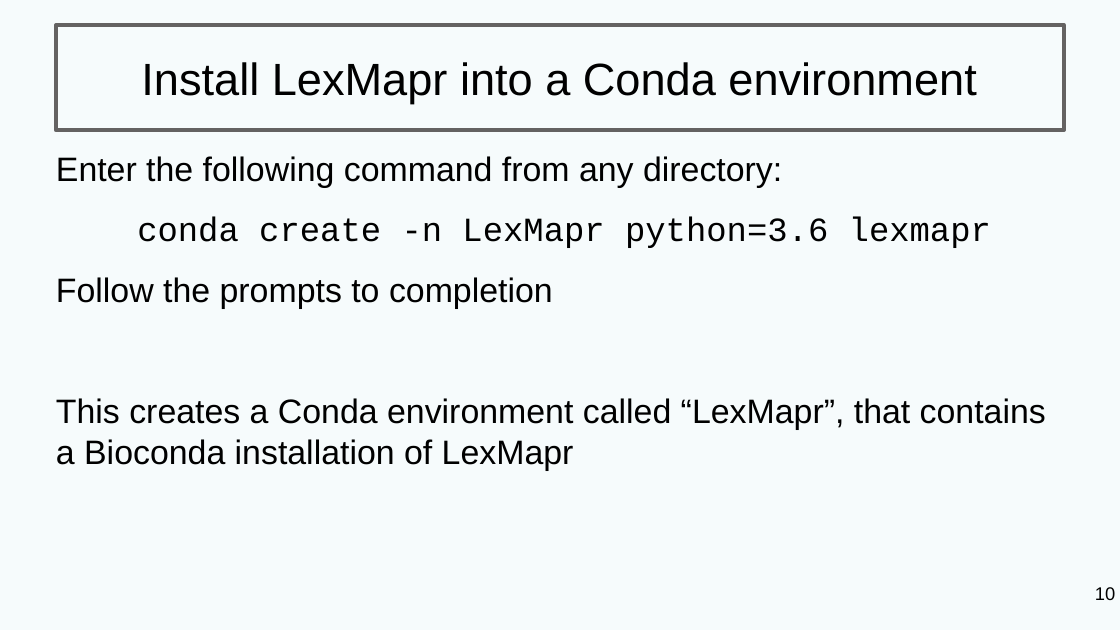
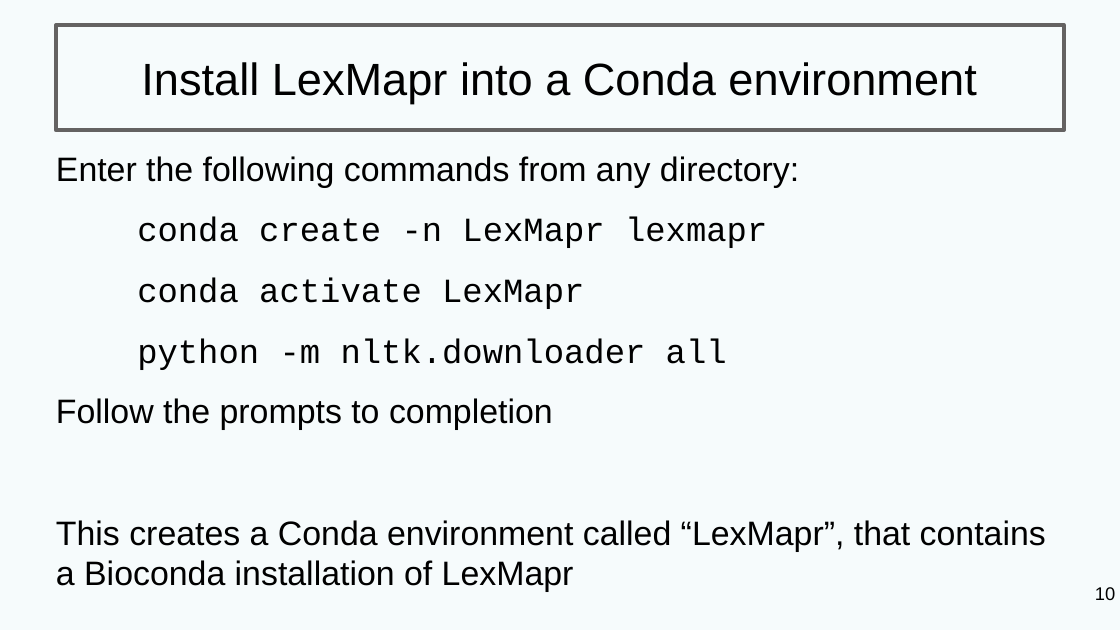
Before and after one commit to cidgoh/LexMapr, a slide deck: slide 10 of docs/ifsac_tutorial_slides.odp. Drawn at 1120x630 pixels with LibreOffice and Linux fonts; fonts in the diff are those of the drawing. Boxes give left, top, right and bottom in pixels: in the first picture for what was removed or moved away, otherwise in the second. Text is boxed around its words. In the diff, an @@ line names an element or a change of style, - is before the commit and + after.

```diff
--- a/docs/ifsac_tutorial_slides.odp
+++ b/docs/ifsac_tutorial_slides.odp
@@ text at [56, 156, 799, 370]: text changed; font Arial to Courier New @@
-Enter the following command from any directory:
-conda create -n LexMapr python=3.6 lexmapr
+Enter the following commands from any directory:
+conda create -n LexMapr lexmapr
+conda activate LexMapr
+python -m nltk.downloader all
```
Also in this commit, not shown: 3 other files.
